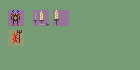
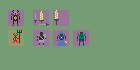
Layer changes from the first w=140, h=70 image to the second:
added layer "Layer 6" above "body copy 3" over (x1=77, y1=33, x2=86, y2=46)
added layer "body copy 3" above "Layer 5" over (x1=77, y1=32, x2=86, y2=46)
added layer "Layer 5" above "body copy 2" over (x1=57, y1=31, x2=67, y2=46)
added layer "body copy 2" above "Layer 4" over (x1=57, y1=32, x2=66, y2=46)
added layer "Layer 4" above "body copy" over (x1=37, y1=34, x2=46, y2=46)
added layer "body copy" above "Layer 3" over (x1=37, y1=32, x2=46, y2=46)
added layer "Rectangle 3 copy 6" (25%) in group "backgrounds" over (x1=73, y1=30, x2=89, y2=46)
added layer "Rectangle 3 copy 5" (25%) in group "backgrounds" over (x1=53, y1=30, x2=69, y2=46)
added layer "Rectangle 3 copy 4" (25%) in group "backgrounds" over (x1=33, y1=30, x2=49, y2=46)
